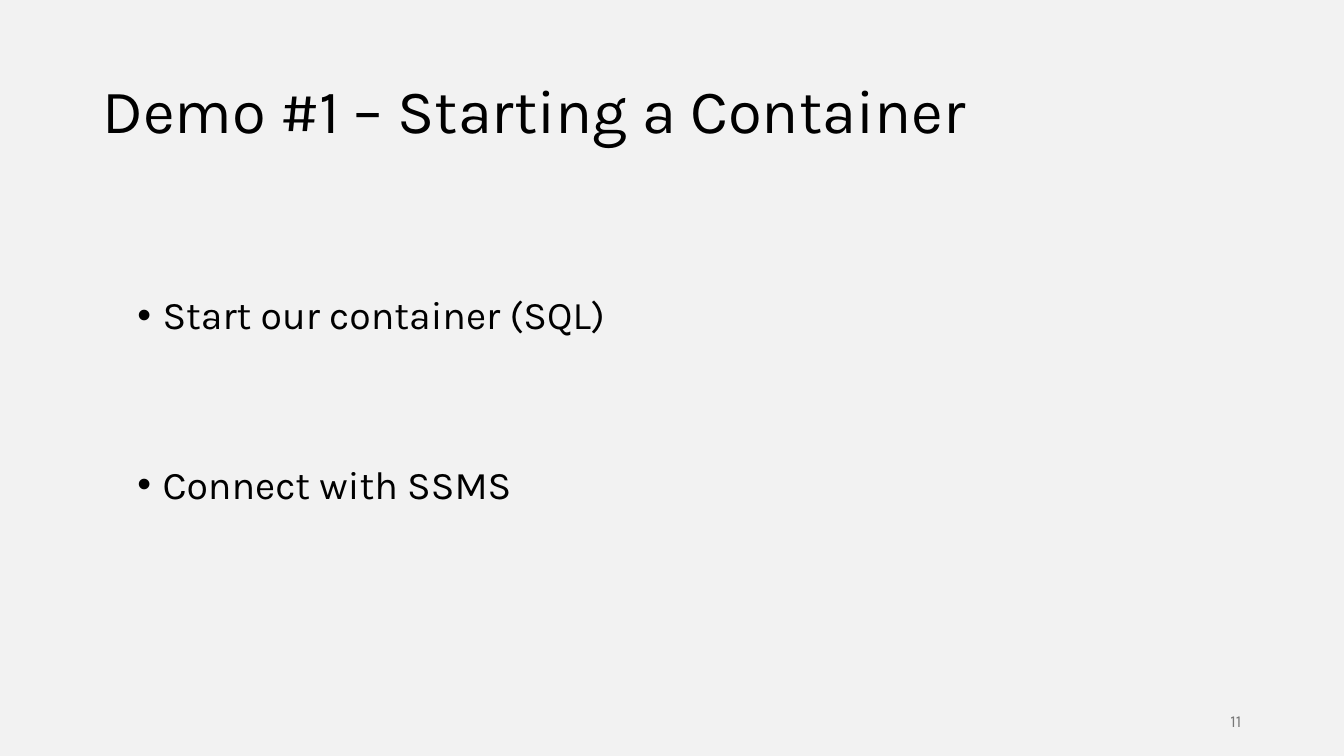
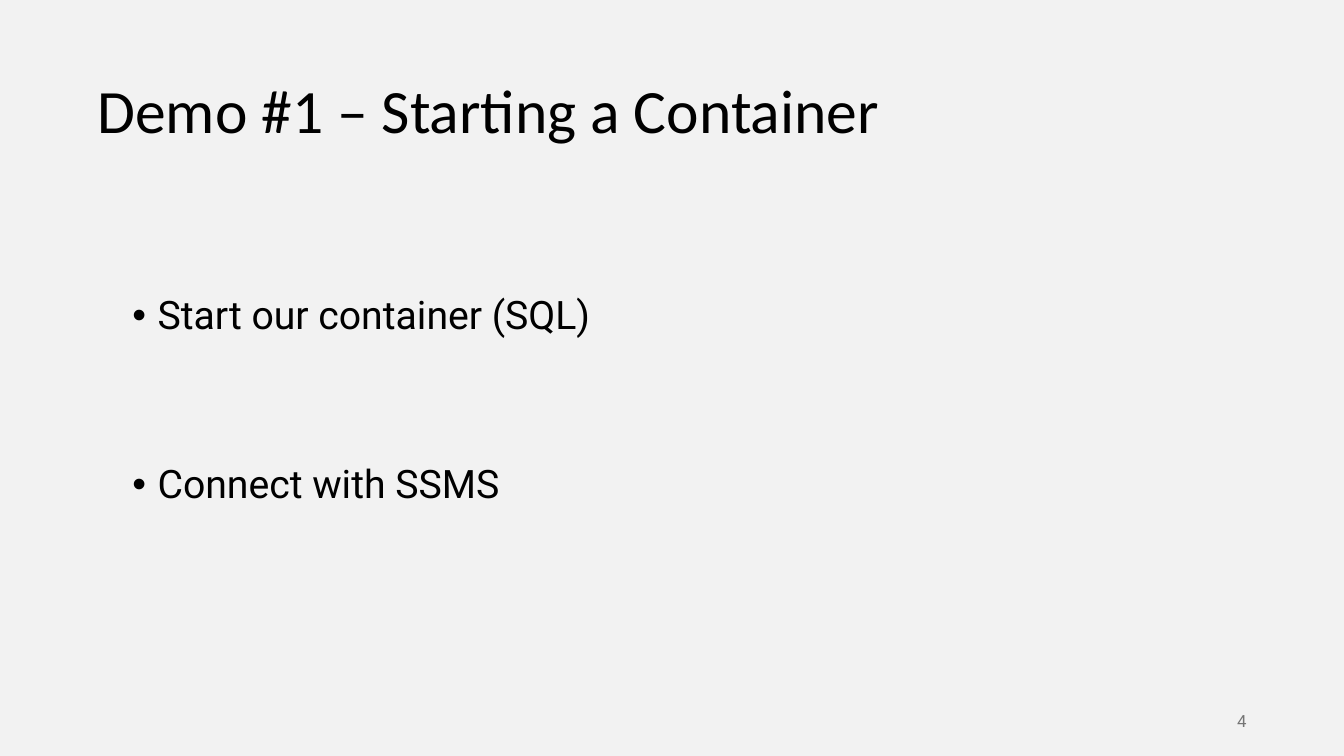
Before and after one commit to ilanham/Presentations, a slide deck: slide 4 of docker/Developing for SQL Server with Docker.pptx (slide 11 before the commit). Drawn at 1344x756 pixels with LibreOffice and Linux fonts; fonts in the diff are those of the drawing. Boxes give left, top, right and bottom in pixels: in the first picture for what was removed or moved away, otherwise in the second. Text is boxed around its words. In the diff, an @@ line names an element or a change of style, - is before the commit and + after.

```diff
--- a/docker/Developing for SQL Server with Docker.pptx
+++ b/docker/Developing for SQL Server with Docker.pptx
@@ title "Demo #1 – Starting a ..." at (97, 90, 879, 144): font Karla to Calibri @@
@@ text "Start our container (SQL)" at (158, 297, 590, 499): font Karla to Roboto @@
@@ page number removed at (1230, 716, 1241, 727) @@
-11
@@ page number added at (1237, 715, 1246, 727), 12 pt, text #757575 @@
+4
```
Also in this commit, not shown: 18 other slides changed, 1 slide added, 3 slides removed.
